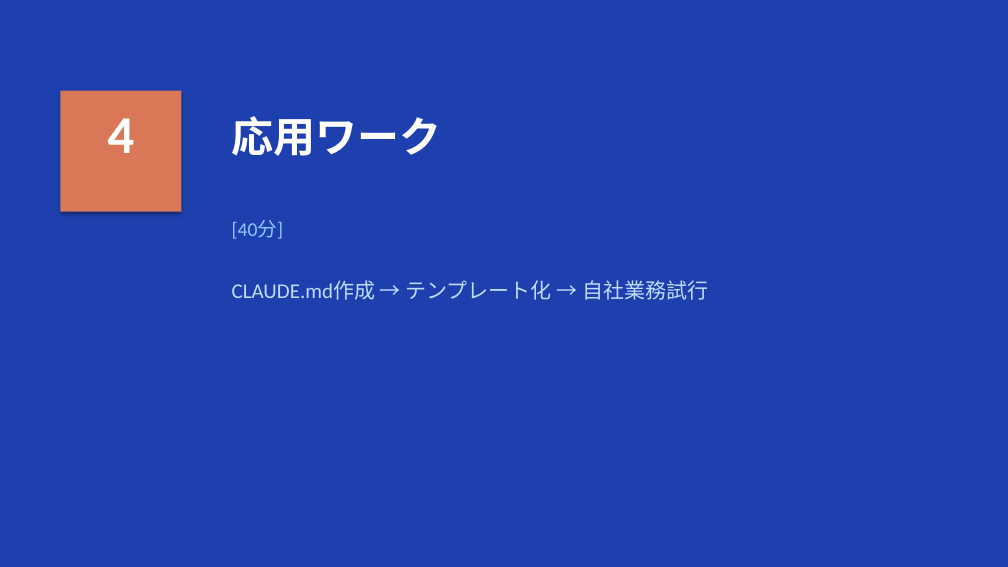
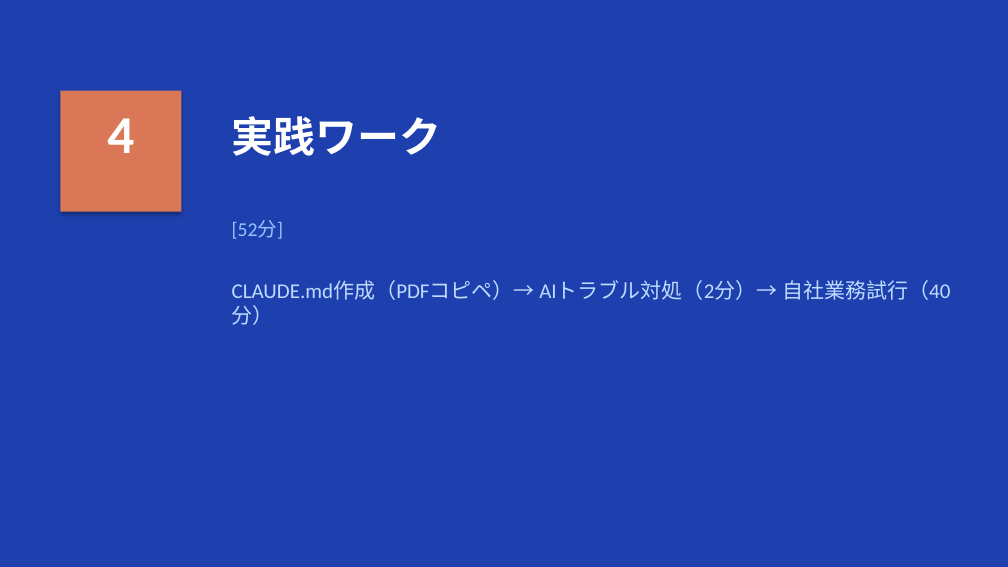
Before and after one commit to zatune-gif/kurashi-no-dodai-log, a slide deck: slide 14 of 00-01_han-ai/training-materials/course05_jissen_claude_code.pptx. Drawn at 1008x567 pixels with LibreOffice and Linux fonts; fonts in the diff are those of the drawing. Boxes give left, top, right and bottom in pixels: in the first picture for what was removed or moved away, otherwise in the second. Text is boxed around its words. In the diff, an @@ line names an element or a change of style, - is before the commit and + after.

```diff
--- a/00-01_han-ai/training-materials/course05_jissen_claude_code.pptx
+++ b/00-01_han-ai/training-materials/course05_jissen_claude_code.pptx
@@ text at [232, 116, 442, 156]: text changed @@
-応用ワーク
+実践ワーク
@@ text at [232, 220, 284, 239]: text changed @@
-[40分]
+[52分]
@@ text at [232, 280, 950, 300]: text changed @@
-CLAUDE.md作成 → テンプレート化 → 自社業務試行
+CLAUDE.md作成（PDFコピペ）→ AIトラブル対処（2分）→ 自社業務試行（40分）
```
Also in this commit, not shown: 8 other slides changed, 3 other files.
